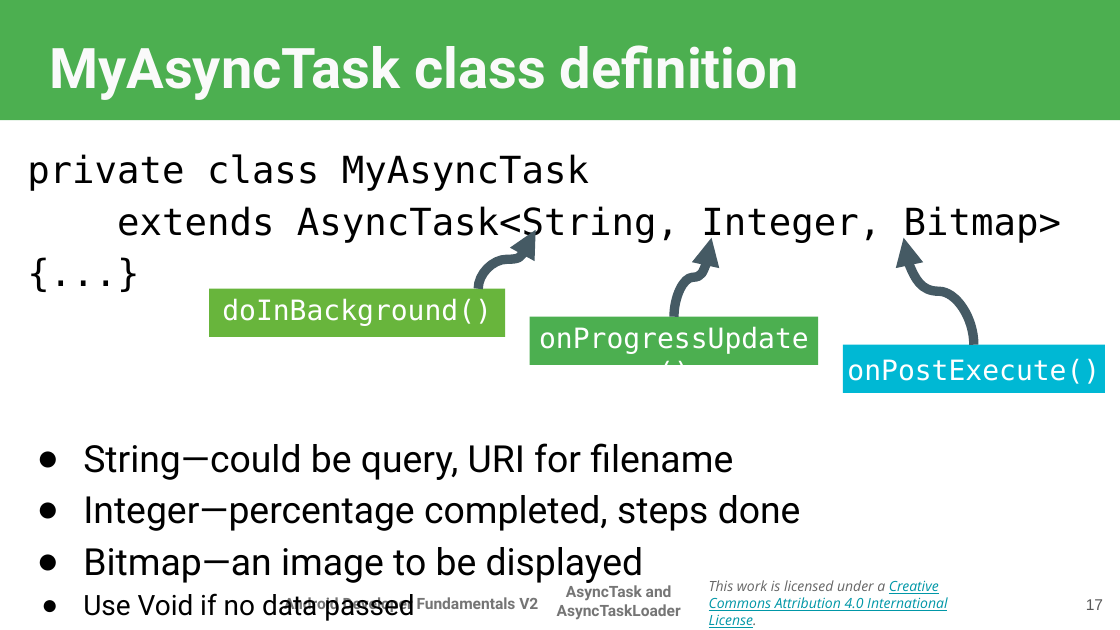
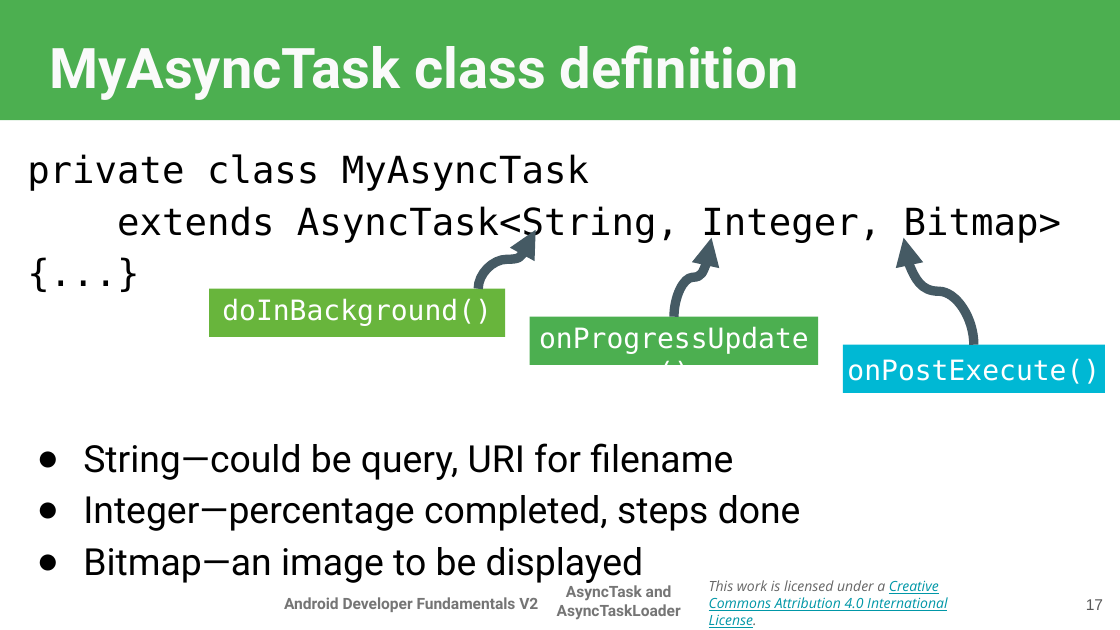
Before and after one commit to walkman617/IMD, a slide deck: slide 17 of Presentation/Android Developer Fundamentals/Unit3/07.1 AsyncTask and AsyncTaskLoader.pptx. Drawn at 1120x630 pixels with LibreOffice and Linux fonts; fonts in the diff are those of the drawing; background and template pictures are left out. Boxes give left, top, right and bottom in pixels: in the first picture for what was removed or moved away, otherwise in the second. Text is boxed around its words. In the diff, an @@ line names an element or a change of style, - is before the commit and + after.

```diff
--- a/Presentation/Android Developer Fundamentals/Unit3/07.1 AsyncTask and AsyncTaskLoader.pptx
+++ b/Presentation/Android Developer Fundamentals/Unit3/07.1 AsyncTask and AsyncTaskLoader.pptx
@@ text at [83, 593, 414, 621]: paragraph removed @@
-● Use Void if no data passed
```
Also in this commit, not shown: 1 other slide changed.
